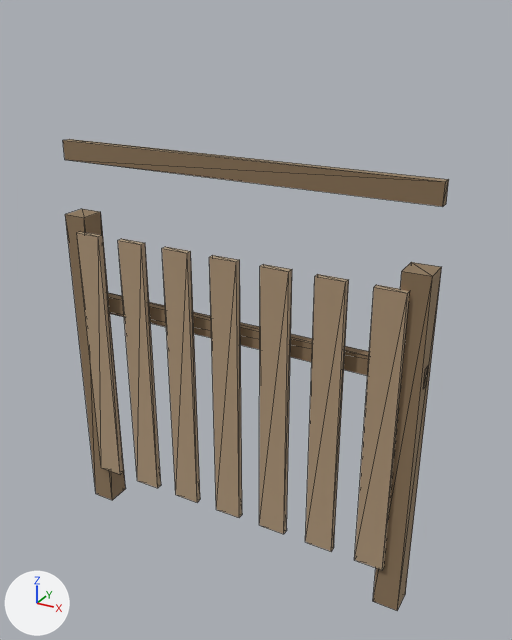
An edit to the glTF model public/models/fence.glb, drawn before and after from the same camera.
Both versions are drawn from a 50 mm camera at (1.014, -1.7, 1.157) aimed at (0.061, 0.033, 0.29). Lighting does not change. The marker at lower left points along +X, +Y and +Z. The picture after the commit comes second. Mesh edges are drawn as thin lines.

The first picture shows 'picket_0', 'picket_1', 'picket_2', 'picket_3', 'picket_4', 'picket_5', 'picket_6', 'post_0', 'post_1', 'rail_0', 'rail_1'.
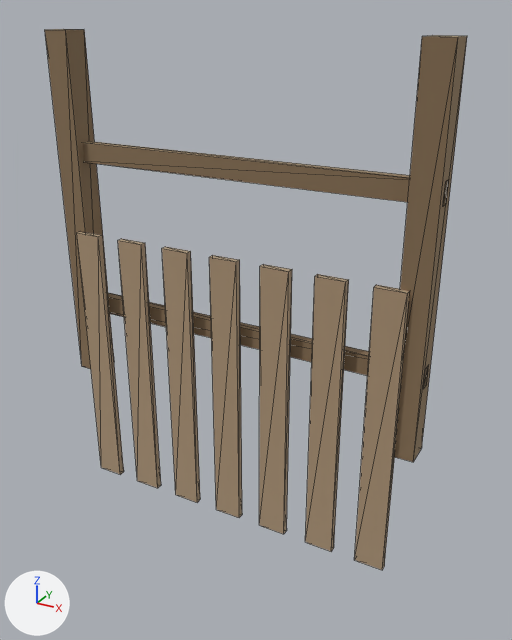
Commit message: Fix fence-post Y-translation in generate-mockup-models.py

Location of each change, (x1, y1, x2, y2) in pixels of the pictures (512 x 640 px):
'post_1', moved: before (373, 262, 442, 611); after (394, 35, 467, 462)
'post_0', moved: before (65, 209, 126, 500); after (45, 29, 114, 369)

The edits, one by one:
me_post_0 is used by ob_post_0; location (0.0, 0.0, 0.0).
me_post_0 had 8 vertices, 12 faces and spanned x -0.6..-0.52, y -0.04..0.04, z -0.55..0.55.
me_post_0 now has 8 vertices, 12 faces and spans x -0.6..-0.52, y -0.04..0.04, z 0.0..1.1.
me_post_0 part 1: the whole mesh is moved by (0.0, 0.0, 0.55).
me_post_1 is used by ob_post_1; location (0.0, 0.0, 0.0).
me_post_1 had 8 vertices, 12 faces and spanned x 0.52..0.6, y -0.04..0.04, z -0.55..0.55.
me_post_1 now has 8 vertices, 12 faces and spans x 0.52..0.6, y -0.04..0.04, z 0.0..1.1.
me_post_1 part 2: the whole mesh is moved by (0.0, 0.0, 0.55).
